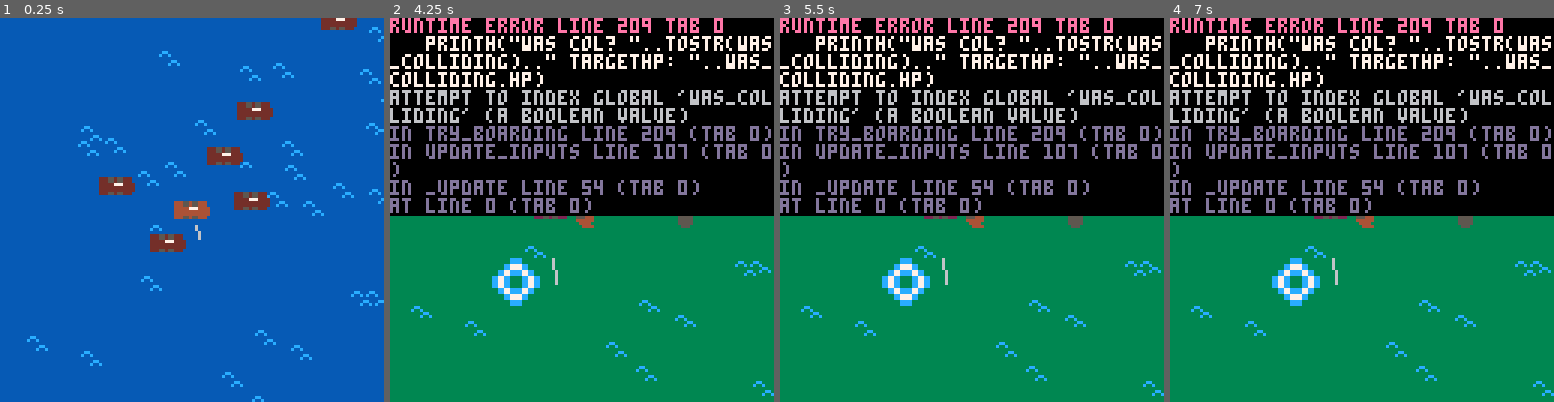
Above: before the commit, frames 1-4 (left to right).
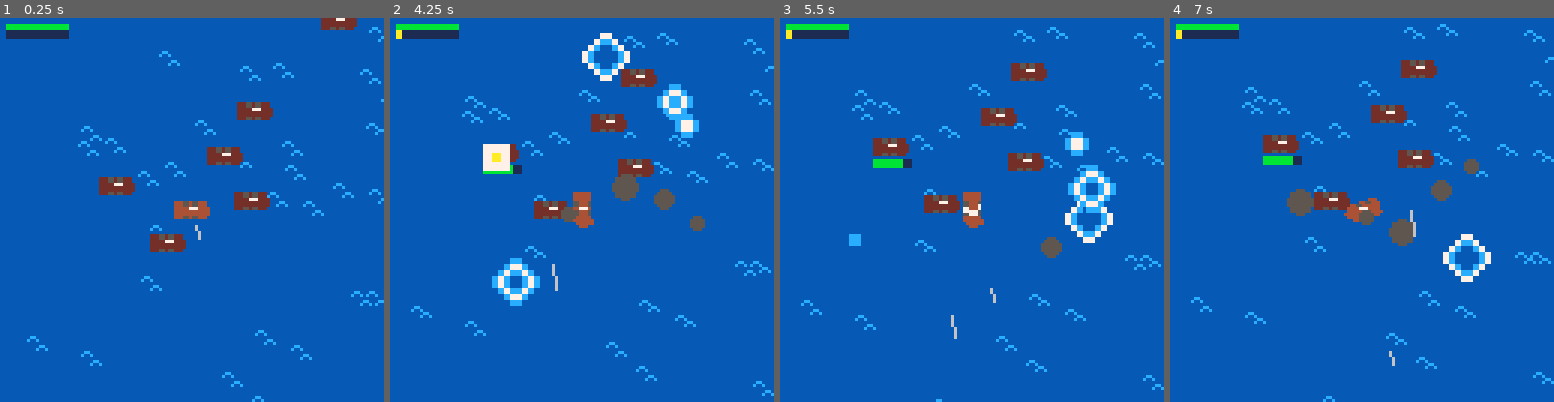
Above: after the commit, the same moments.

Repository: sthilaid/pico-8-carts
Game: PICO-8 cartridge pkulls.p8
The game is run twice, just before and just after one commit, with the same random seed, the same clock (stepped at 60 frames per second) and the same inputs.
Inputs:
- Up to frame 1 (0.25 s): no input
- Up to frame 2 (4.25 s): tap X (X key) at 0.33, 1.07, 1.85, 2.97, 4.08 s; tap O (Z key) at 0.7, 1.7, 2.1, 2.5, 2.9, 3.3, 3.7, 4.1 s; hold Right 1.6-2.1 s; hold Up 2.15-2.42 s; hold Right 2.47-3.03 s; hold Left 3.08-3.58 s; hold Down 3.63-3.97 s; hold Right from 4.02 s (still down)
- Up to frame 3 (5.5 s): tap O (Z key) at 4.5, 4.9, 5.3 s; release Right at 4.68 s; hold Up 4.73-5.03 s; hold Left from 5.08 s (still down); tap X (X key) at 5.2 s
- Up to frame 4 (7 s): release Left at 5.68 s; tap O (Z key) every 0.4 s from 5.7 to 6.9 s; hold Down 5.73-6.03 s; hold Right 6.08-6.58 s; tap X (X key) at 6.32 s; hold Right from 6.63 s (still down)

The runs differ from the first frame. In frame 1, 0.6% of the frame differs, in the area x 1-18%, y 1-6%; in frame 2, 98%; in frame 3, 100%; in frame 4, 100%, in the area x 0-100%, y 0-100%.
Error before the commit: runtime error line 209 tab 0; printh("was col? "..tostr(was_colliding).." targethp: "..was_colliding.hp); attempt to index global 'was_colliding' (a boolean va…

Commit message:
boarding meter and some hud elements like hp bars and meter bar

Diff:
--- a/pkulls.p8
+++ b/pkulls.p8
@@ -15,6 +15,7 @@
 was_colliding=false
 col_grace_period=0
 camshake=nil
+metervalue=0
 boarding_state=0
 boarding_state_t=0
 
@@ -71,12 +72,13 @@
    draw_waves()
    draw_cannonballs_splash()
    draw_ai_boats()
-   draw_boat(p)
+   draw_player_boat(p)
    draw_cannonballs()
    draw_windtrails()
    draw_debug_col()
 
    camera()
+   draw_hud()
    draw_boarding()
 
    -- print("wind: "..wind.dir.." "..wind.str)
@@ -108,7 +110,7 @@
    end
    if (btnp(4) and btn(5)) or (btn(4) and btnp(5)) then
       try_boarding()
-   else
+   elseif not was_colliding then -- no cannons while colliding, too close!
       if btnp(4) then -- square
          make_cannonball(p, 1)
       end
@@ -156,10 +158,44 @@
    draw_rotated_tile(boat.x, boat.y, -wind.dir, sail_sprite_map.x, sail_sprite_map.y, 1, false, boat.scale)
 end
 
+function draw_player_boat()
+   draw_boat(p)
+end
+
+function draw_hud()
+   hpx,hpy = 2,2
+   w,h = 20,2
+   local hpcol = p.hp > 0.5 and 11 or 8
+   rectfill(hpx, hpy, hpx+w, hpy+h, 1)
+   rectfill(hpx, hpy, hpx+w*p.hp,hpy+h, hpcol)
+
+   meterx,metery = 2,4
+   local ismeter_full = metervalue >= 1
+   metercol = ismeter_full and 9 or 10
+   rectfill(meterx, metery, meterx+w, metery+h, 1)
+   if metervalue > 0 then
+      rectfill(meterx, metery, meterx+w*metervalue,metery+h, metercol)
+   end
+   if ismeter_full and was_colliding then
+      print("❎🅾️ to board", 40, 122)
+   end
+end
+
 function draw_ai_boats()
-   for b in all(boats) do
+   for boat in all(boats) do
       pal(4,2,0)
-      draw_boat(b)
+      draw_boat(boat)
+
+      if boat.hp < 1 then
+         local offsetx, offsety = 4*boat.scale, 3*boat.scale
+         local barx, bary = boat.x - offsetx, boat.y + offsety
+         local w,h = 8*boat.scale, 1*boat.scale
+         rectfill(barx, bary, barx + w, bary + h, 1)
+         if boat.hp > 0 then
+            local hpcol = boat.hp > 0.5 and 11 or 8
+            rectfill(barx, bary, barx + w*boat.hp, bary + h, hpcol)
+         end
+      end
       pal(0)
    end
 end
@@ -201,20 +237,24 @@
    camshake.t += 1
 end
 
-function apply_dammage(boat, dmg)
+function apply_dammage(boat, dmg, instigator)
    boat.hp = max(0, boat.hp-dmg)
    if boat.hp == 0 then
       boat.state = 1 -- sink boat
    end
+   if instigator == p then
+      metervalue = min(1, metervalue+0.1)
+   end
 end
 
 function try_boarding()
-   printh("was col? "..tostr(was_colliding).." targethp: "..was_colliding.hp)
+   if (metervalue < 1) return
    if (not was_colliding) return
    local target = was_colliding -- last collision is the target
    if (target.hp > 0.5) return
    --apply_dammage(target, 0.5) -- do after loot?
    set_boarding_state(1) -- tethering
+   metervalue = 0
 end
 function set_boarding_state(state)
    boarding_state=state
@@ -256,7 +296,7 @@
 -- states: [0: inair] [1: splash] [2: hit]
 function make_cannonball(boat, side)
    local dir = normalize_angle(boat.dir+side*0.25)
-   add(cannonballs, {x=boat.x, y=boat.y, dir=dir, v=1.0, dist=0, state=0, state_t=0, r=2})
+   add(cannonballs, {x=boat.x, y=boat.y, dir=dir, v=1.0, dist=0, state=0, state_t=0, r=2, instigator=boat})
 end
 
 function update_cannonballs()
@@ -269,7 +309,7 @@
          if collision_res and invlerp(ball.dist, 0, max_cannonball_dist) > 0.8 then
             ball.x, ball.y = collision_res.x, collision_res.y
             ball.state = 2 -- -> hit
-            apply_dammage(collision_res, 0.2)
+            apply_dammage(collision_res, 0.2, ball.instigator)
          else
             ball.x += dx
             ball.y += dy
